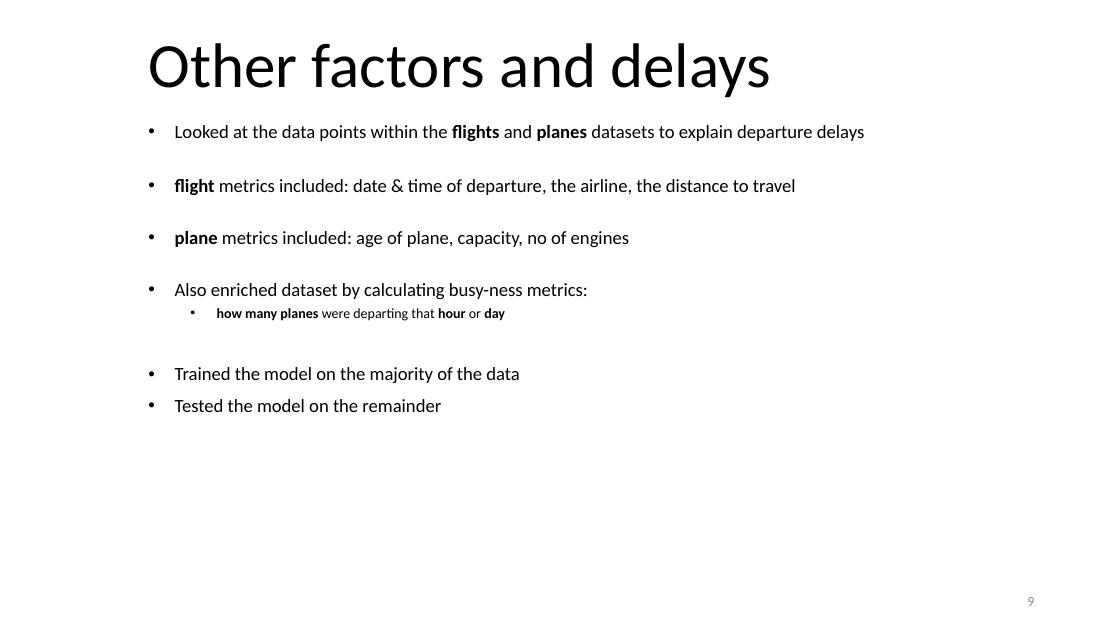
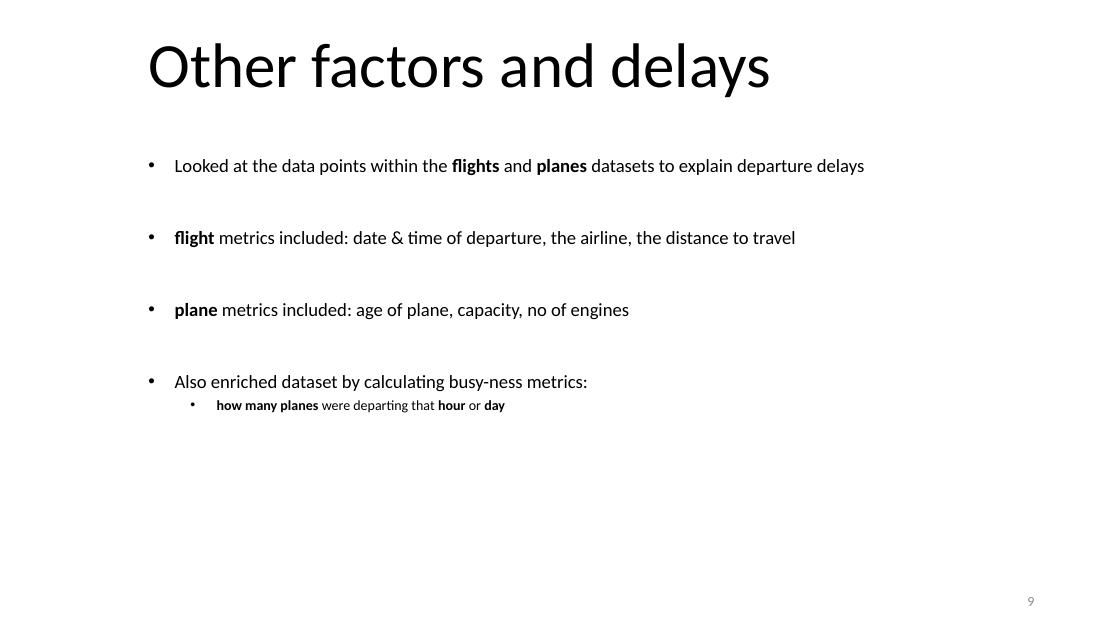
Before and after one commit to malcolmspeight/codeclan_final_project_malcolm_speight, a slide deck: slide 9 of Newark_01a.pptx. Drawn at 1120x630 pixels with LibreOffice and Linux fonts; fonts in the diff are those of the drawing. Boxes give left, top, right and bottom in pixels: in the first picture for what was removed or moved away, otherwise in the second. Text is boxed around its words. In the diff, an @@ line names an element or a change of style, - is before the commit and + after.

```diff
--- a/Newark_01a.pptx
+++ b/Newark_01a.pptx
@@ subtitle at [175, 367, 519, 412]: paragraphs removed @@
-• Trained the model on the majority of the data
-• Tested the model on the remainder
```
Also in this commit, not shown: 2 other slides changed, 6 other files.
